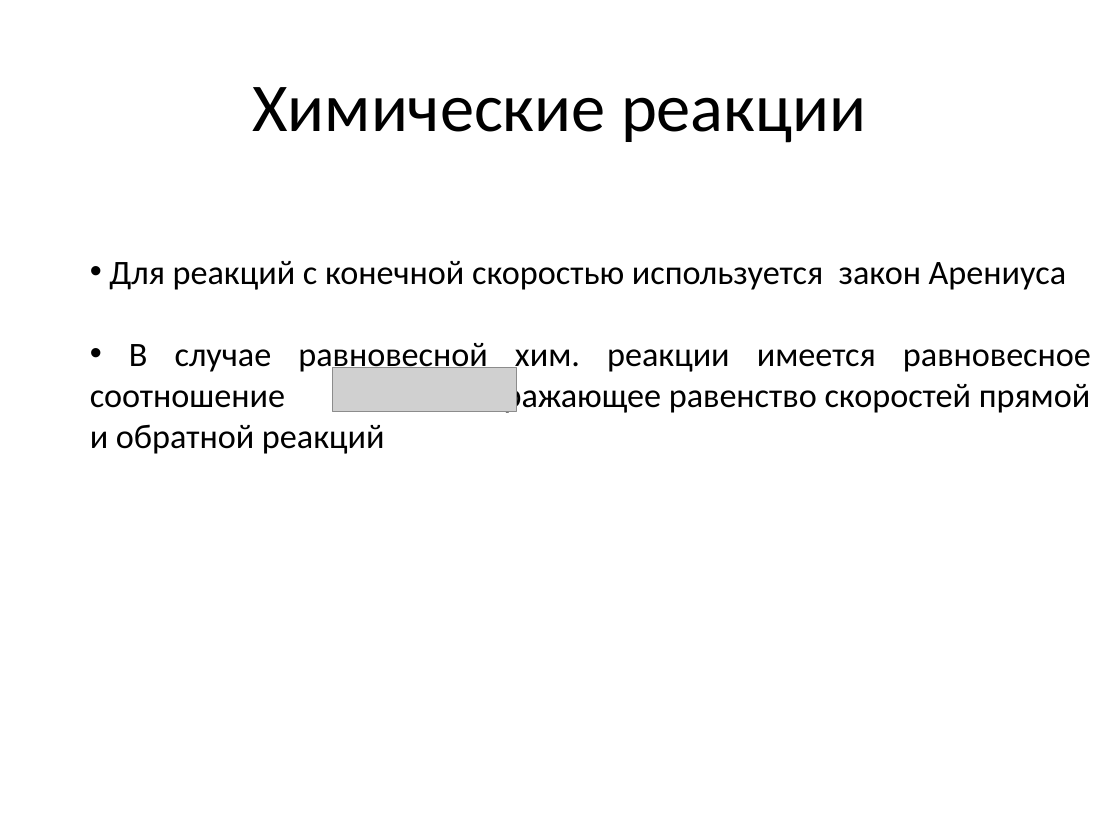
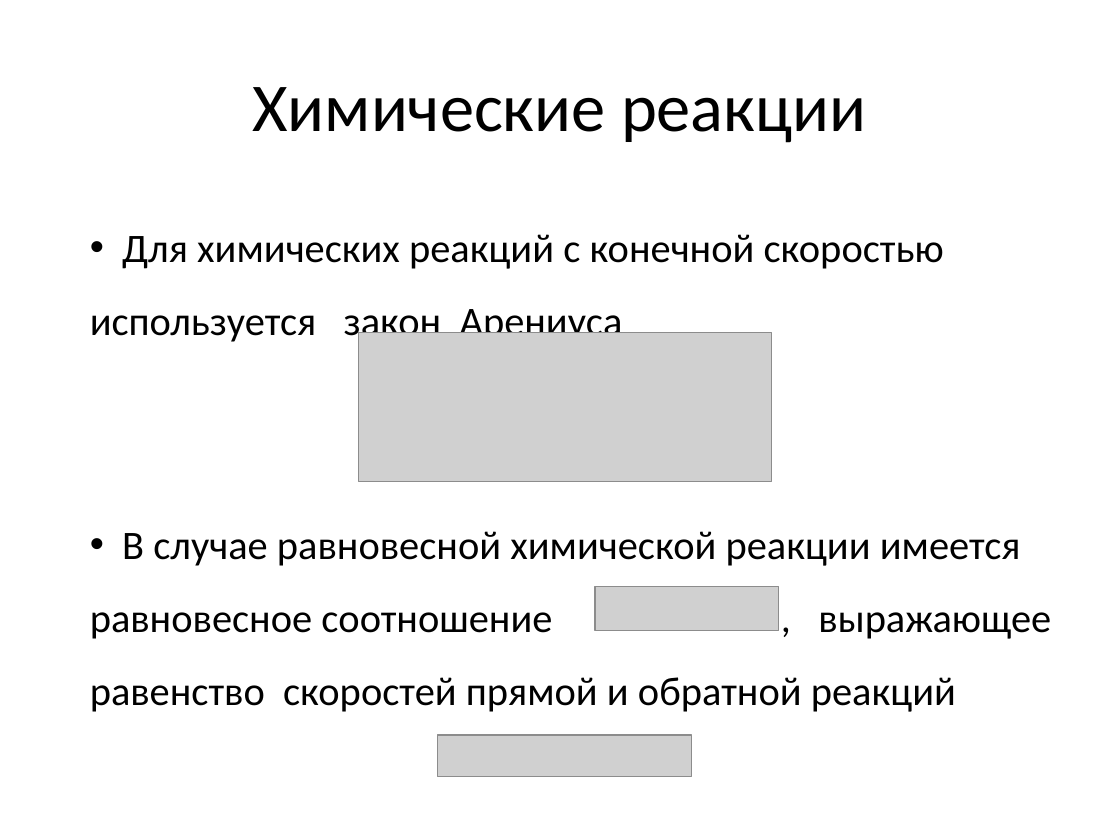
Before and after one commit to GrininViktor/Diplom, a slide deck: slide 4 of Презентация.pptx. Drawn at 1120x840 pixels with LibreOffice and Linux fonts; fonts in the diff are those of the drawing; grey boxes stand for pictures. Boxes give left, top, right and bottom in pixels: in the first picture for what was removed or moved away, otherwise in the second. Text is boxed around its words. In the diff, an @@ line names an element or a change of style, - is before the commit and + after.

```diff
--- a/Презентация.pptx
+++ b/Презентация.pptx
@@ text at (90,234,1051,712): text changed; size 22 to 26 pt @@
-• Для реакций с конечной скоростью используется закон Арениуса
-• В случае равновесной хим. реакции имеется равновесное соотношение , выражающее равенство скоростей прямой и обратной реакций
+• Для химических реакций с конечной скоростью используется закон Арениуса
+• В случае равновесной химической реакции имеется равновесное соотношение , выражающее равенство скоростей прямой и обратной реакций
@@ picture added at (358,333,772,482) @@
@@ picture: place and size @@
-picture at (333,367,516,412)
+picture at (595,586,778,631)
@@ picture added at (438,735,692,776) @@
```
Also in this commit, not shown: 10 other slides changed, 5 slides added, 1 slide removed, 2 other files.
